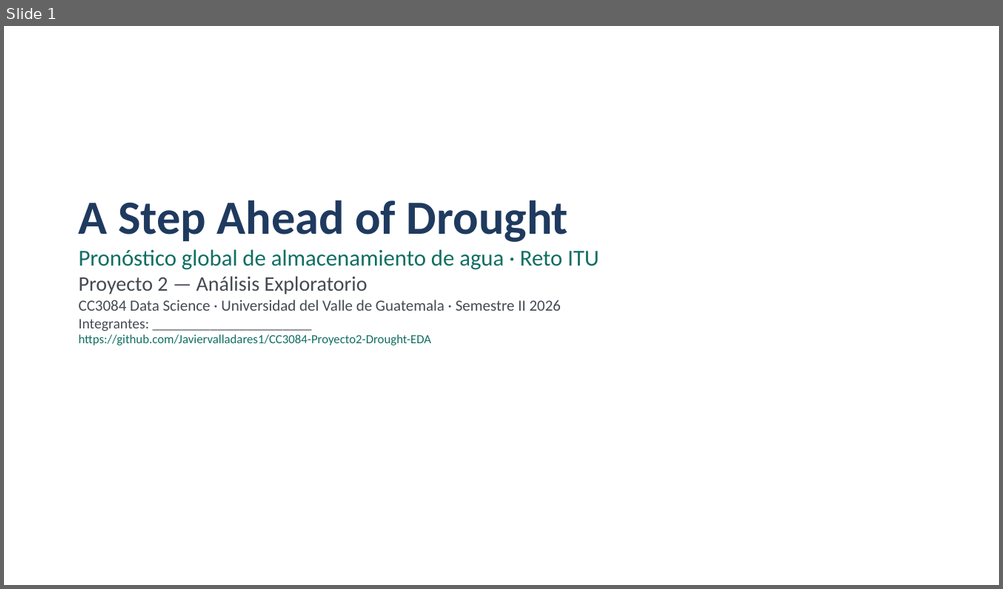
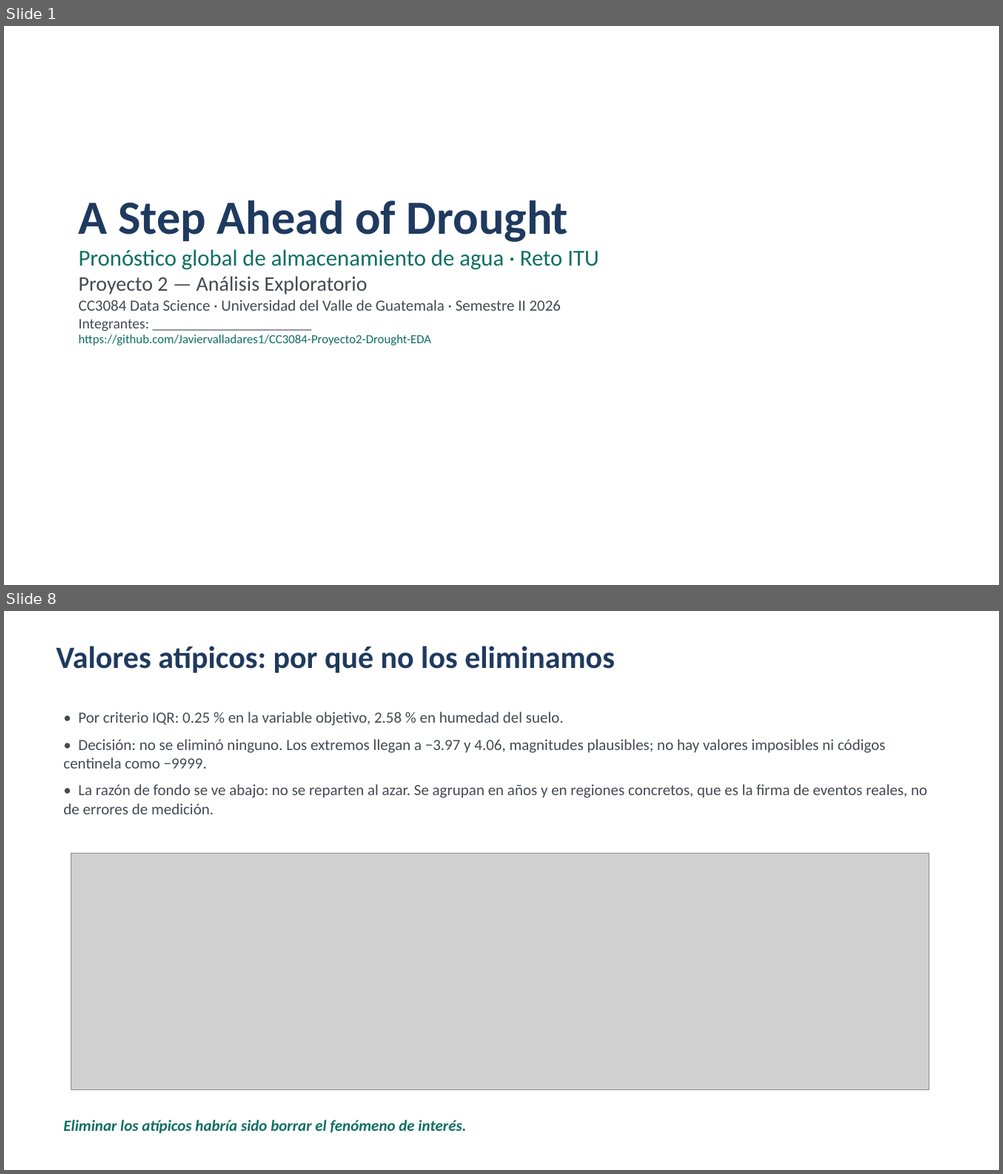
Before and after one commit to Javiervalladares1/Proyecto2Datos, a slide deck: docs/Proyecto2_Presentacion.pptx. Shown one above the other, each under a label of ours: slide 1 before the commit, slides 1 and 8 after it; the slides between them are not shown. The pictures are 1003x589 and 1003x1174 pixels, drawn with LibreOffice and Linux fonts; fonts in the diff are those of the drawing; grey boxes stand for pictures. Boxes give left, top, right and bottom in pixels: in the first picture for what was removed or moved away, otherwise in the second. Text is boxed around its words. In the diff, an @@ line names an element or a change of style, - is before the commit and + after.

```diff
--- a/docs/Proyecto2_Presentacion.pptx
+++ b/docs/Proyecto2_Presentacion.pptx
@@ slide 8 added at <box>4,611,999,1170</box>, background #FFFFFF @@
@@ text added at <box>56,646,614,673</box>, 30 pt, text #1F3A5F, bold @@
+Valores atípicos: por qué no los eliminamos
@@ text added at <box>63,712,927,815</box>, 15 pt, text #444A52 @@
+• Por criterio IQR: 0.25 % en la variable objetivo, 2.58 % en humedad del suelo.
+• Decisión: no se eliminó ninguno. Los extremos llegan a −3.97 y 4.06, magnitudes plausibles; no hay valores imposibles ni códigos centinela como −9999.
+• La razón de fondo se ve abajo: no se reparten al azar. Se agrupan en años y en regiones concretos, que es la firma de eventos reales, no de errores de medición.
@@ picture added at <box>71,854,929,1090</box> @@
@@ text added at <box>63,1120,466,1134</box>, 15 pt, text #0F6E63, bold, italic @@
+Eliminar los atípicos habría sido borrar el fenómeno de interés.
```
Also in this commit, not shown: 9 slides changed, 5 other slides added.
